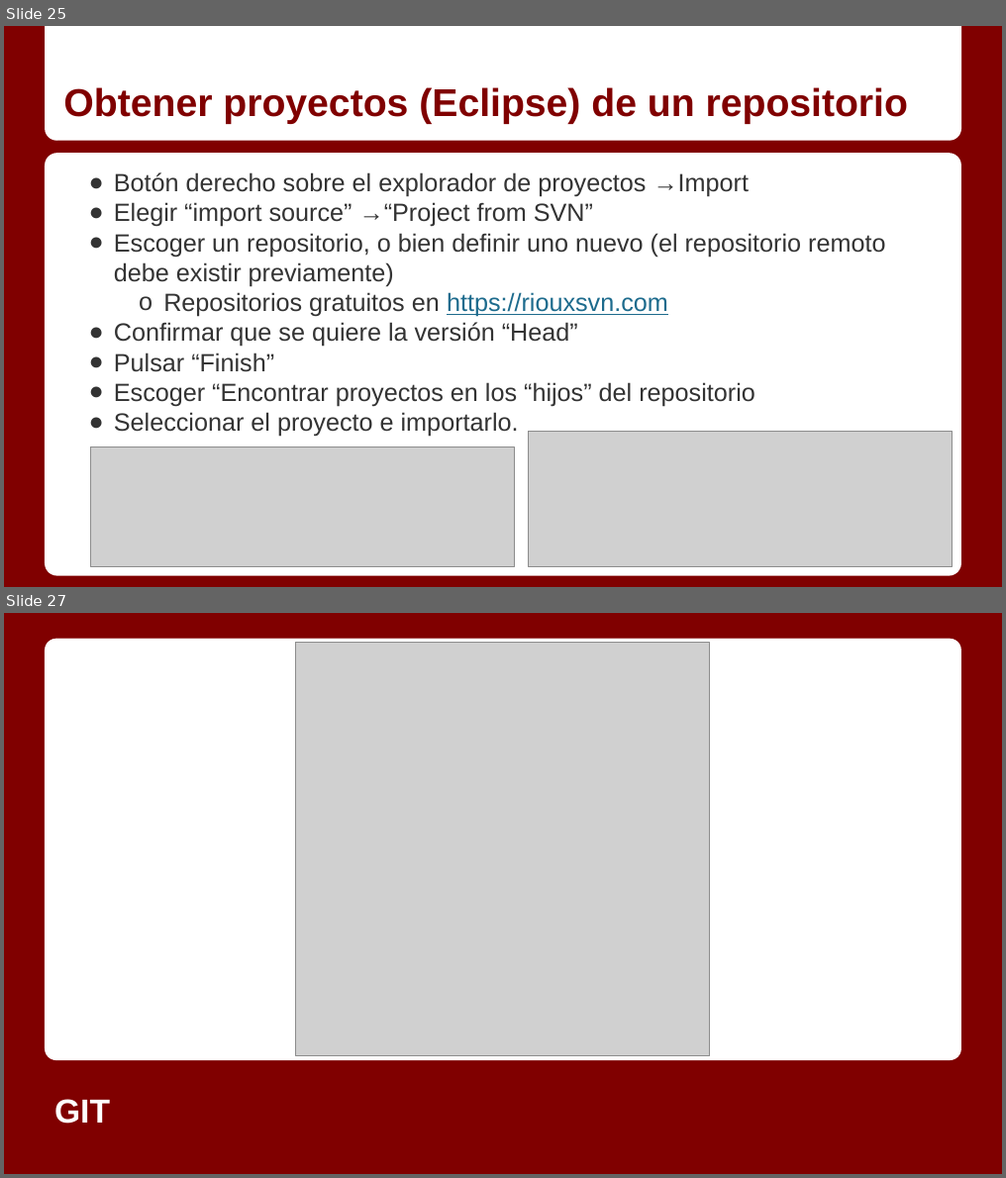
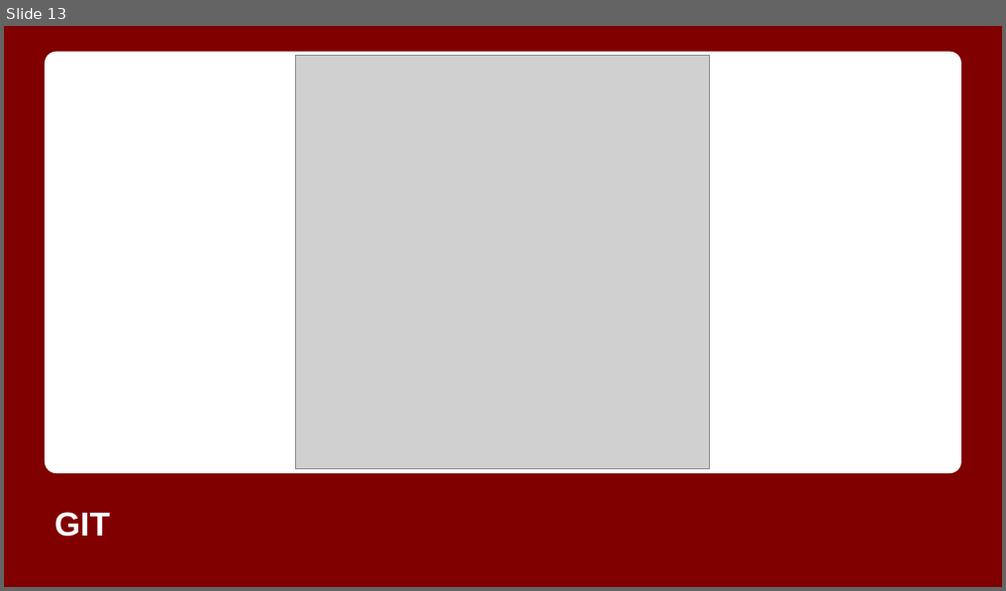
Before and after one commit to Gmuela/CursoJava, a slide deck: Git/GIT.pptx. Shown one above the other, each under a label of ours: slides 25 and 27 before the commit, slide 13 after it; the slides between them are not shown. The pictures are 1006x1178 and 1006x591 pixels, drawn with LibreOffice and Linux fonts; fonts in the diff are those of the drawing; grey boxes stand for pictures. Boxes give left, top, right and bottom in pixels: in the first picture for what was removed or moved away, otherwise in the second. Text is boxed around its words. In the diff, an @@ line names an element or a change of style, - is before the commit and + after.

```diff
--- a/Git/GIT.pptx
+++ b/Git/GIT.pptx
@@ slide 25 removed at box(4, 26, 1002, 587), background #800000 @@
@@ round same rect removed at box(45, 26, 962, 141) @@
@@ title removed at box(63, 87, 908, 124) @@
-Obtener proyectos (Eclipse) de un repositorio
@@ rounded rectangle removed at box(45, 153, 962, 575) @@
@@ text removed at box(114, 173, 885, 437) @@
-● Botón derecho sobre el explorador de proyectos →Import
-● Elegir “import source” →“Project from SVN”
-● Escoger un repositorio, o bien definir uno nuevo (el repositorio remoto debe existir previamente)
-  o Repositorios gratuitos en https://riouxsvn.com
-● Confirmar que se quiere la versión “Head”
-● Pulsar “Finish”
-● Escoger “Encontrar proyectos en los “hijos” del repositorio
-● Seleccionar el proyecto e importarlo.
@@ picture removed at box(528, 431, 952, 567) @@
@@ picture removed at box(91, 447, 515, 567) @@
@@ what was slide 27 is now slide 13 @@
```
Also in this commit, not shown: 8 slides changed, 1 slide added, 16 other slides removed, 6 other files.
